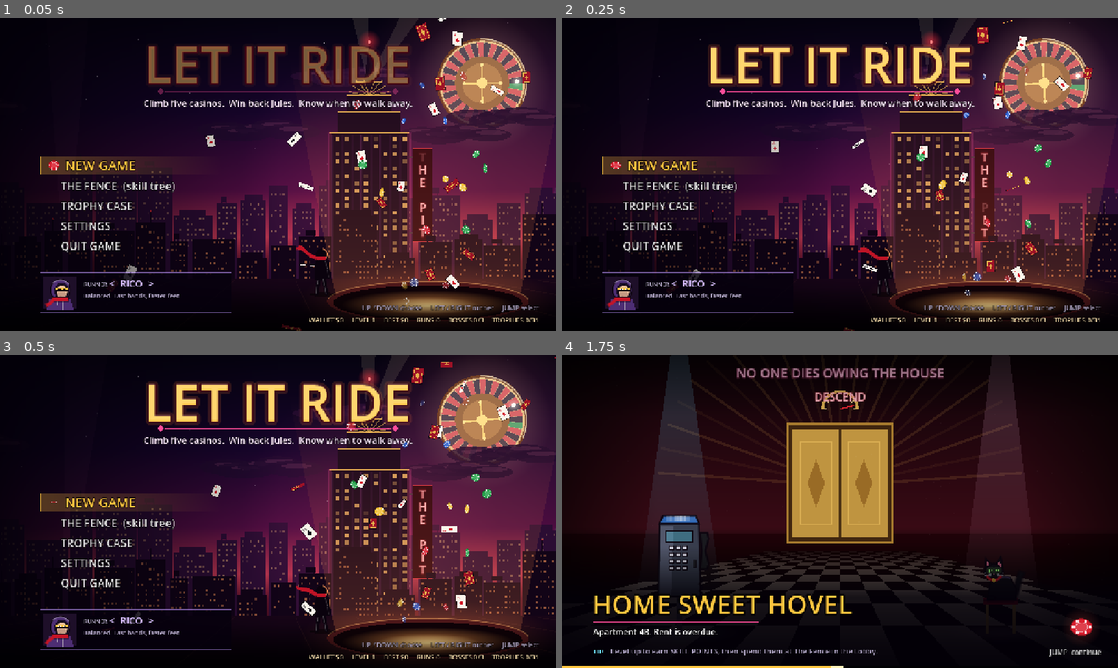
Above: before the commit, frames 1-4 (two rows, left to right).
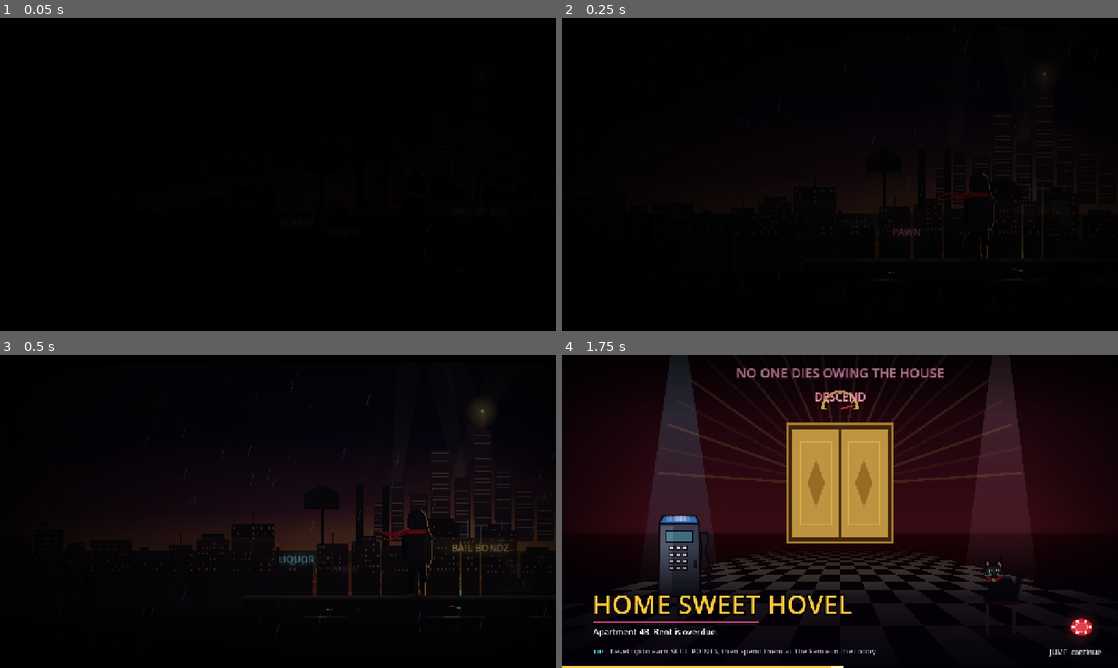
Above: after the commit, the same moments.

Repository: traceiscool2003/let-it-ride
Game: Godot game, scene res://scenes/main.tscn
Two runs of this game, one before a commit and one after it. Both use one fixed random seed, a clock stepped at 60 frames per second and the inputs below.
Inputs (mouse positions are in pixels of both pictures, inside the frame that each line leads up to):
- Up to frame 1 (0.05 s): no input
- Up to frame 2 (0.25 s): no input
- Up to frame 3 (0.5 s): no input
- Up to frame 4 (1.75 s): tap Enter (confirm) at 0.5 s; move the mouse to (962, 495) at 0.52 s; hold D (right) 0.53-1.25 s; tap F (attack) at 0.6 s; click (962, 495) at 0.67 s; tap Space (jump) at 0.77, 1.07 s; drag from (728, 527) to (812, 574) at 1.27 s

The runs differ from the first frame. In frame 1, 63% of the frame differs, in the area x 3-100%, y 0-100%; in frame 2, 60%; in frame 3, 54%; in frame 4, nothing differs.

Commit message:
AAA title screen: rooftop-to-Strip scene, 3D neon logo, neon-sign menu
Rico on a rain-soaked Atlantic Shitty rooftop staring at the Vegas Strip:
storm clouds, lightning, searchlights, the Bellagiro crown light, neon
signs, steam, puddles, rain, grain and letterbox. Extruded gold logo slams
in with a flash; menu items ignite like neon with one-line blurbs; glass
runner card; key-cap hints. Title music uses the noir theme.

Co-Authored-By: Claude Opus 5.5 <noreply@anthropic.com>

Diff:
--- a/scripts/hud.gd
+++ b/scripts/hud.gd
@@ -566,41 +566,112 @@
 	_diamond(Vector2(910, y + 19), 7.0, Color(1, 0.3, 0.6, flick))
 
 
+const TitleScreen := preload("res://scripts/title_screen.gd")
+const TITLE_BLURBS := {
+	"NEW GAME": "Five casinos. One brother. Zero impulse control.",
+	"CONTINUE": "Back to the apartment. The rent is still overdue.",
+	"THE FENCE  (skill tree)": "Spend your skill points. Marlow's guy takes cash too.",
+	"TROPHY CASE": "Proof you did things. Most of them were mistakes.",
+	"SETTINGS": "Volume, controls, and how much screen shake you can handle.",
+	"QUIT GAME": "Walk away from the table. (You won't.)",
+}
+var title_t0 := -1.0
+var title_last := -1.0
+var title_sel_prev := -1
+var title_sel_t := 0.0
+
+
 func _draw_title() -> void:
-	Scenery.title(self, f, t)
-	_draw_logo(150)
-	_ctxt(204, "Climb five casinos.  Win back Jules.  Know when to walk away.", 21, Color(0.95, 0.88, 0.95))
+	# Restart the intro whenever the title screen comes back.
+	if t - title_last > 0.3:
+		title_t0 = t
+	title_last = t
+	var tt := t - title_t0
+	if g.title_sel != title_sel_prev:
+		title_sel_prev = g.title_sel
+		title_sel_t = t
+	TitleScreen.draw_scene(self, f, t, tt)
+	TitleScreen.draw_logo(self, f, Vector2(86, 150), t, tt)
+	var tag_a := clampf((tt - 1.25) / 0.5, 0.0, 1.0)
+	_txt(Vector2(92, 262), "Climb five casinos.  Win back Jules.  Know when to walk away.", 18, Color(0.95, 0.88, 0.95, 0.9 * tag_a))
 	if g.intro_seen:
-		_txt(Vector2(112, 300), "Your Marker is still open. The Lobby is waiting.", 15, Color(1, 0.6, 0.6, 0.85))
+		_txt(Vector2(92, 288), "Your Marker is still open.", 14, Color(1, 0.55, 0.55, 0.8 * tag_a))
+	# Menu: each item is a neon sign. Items slide in one after another.
 	var items: Array = g.title_items()
 	for i in items.size():
 		var sel: bool = i == g.title_sel
-		var y := 350.0 + i * 46.0
+		var ka := clampf((tt - 1.35 - i * 0.08) / 0.3, 0.0, 1.0)
+		if ka <= 0.0:
+			continue
+		var slide := (1.0 - ease(ka, 0.3)) * -60.0
+		var y := 344.0 + i * 46.0 + (24.0 if i > g.title_sel else 0.0)
+		var x := 112.0 + slide
 		if sel:
-			Scenery.hgrad(self, Rect2(92, y - 32, 420, 42), Color(1, 0.75, 0.25, 0.28), Color(1, 0.75, 0.25, 0.0))
-			draw_rect(Rect2(92, y - 32, 4, 42), GOLD)
-			Scenery.chip(self, Vector2(124, y - 11), 12.0, Color(0.85, 0.12, 0.18), 0.0, absf(cos(t * 3.0)))
-		_txt(Vector2(150 if sel else 140, y), items[i], 30 if sel else 25, GOLD if sel else Color(1, 1, 1, 0.85))
-	# Runner select card.
-	var ch: Dictionary = g.CHARACTERS[g.char_i]
-	var unlocked: bool = g.char_unlocked(g.char_i)
-	var pr := Rect2(92, 586, 440, 92)
-	draw_rect(pr, Color(0.02, 0.0, 0.05, 0.75))
-	draw_rect(pr, Color(0.75, 0.6, 1.0, 0.55), false, 1.5)
-	var pc := Rect2(pr.position + Vector2(8, 8), Vector2(76, 76))
-	draw_rect(pc, Color(0.12, 0.06, 0.16))
-	if unlocked:
-		Art.npc_portrait(self, pc.get_center() + Vector2(0, 2), ch["name"], t, 4.6)
-	else:
-		_txt(Vector2(pc.position.x, pc.position.y + 54), "?", 48, DIM, HORIZONTAL_ALIGNMENT_CENTER, pc.size.x)
-	_txt(Vector2(pr.position.x + 100, pr.position.y + 32), "RUNNER", 13, DIM)
-	_txt(Vector2(pr.position.x + 160, pr.position.y + 33), "<  " + (ch["name"] if unlocked else "???") + "  >", 22, Color(0.85, 0.75, 1.0))
-	draw_multiline_string(f, Vector2(pr.position.x + 100, pr.position.y + 58), ch["desc"] if unlocked else ch["lock"], HORIZONTAL_ALIGNMENT_LEFT, 330, 14, 2, DIM)
-	# Stats ribbon.
-	var stats := "WALLET %s     LEVEL %d     BEST %s     RUNS %d     BOSSES %d/3     TROPHIES %d/%d" % [
-		_money(g.wallet), g.level_num, _money(g.best), g.runs, mini(5, g.bosses_beaten / g.boss_every), g.trophies.size(), g.TROPHIES.size()]
-	_txt(Vector2(600, 672), "UP / DOWN choose     LEFT / RIGHT runner     JUMP select", 15, Color(DIM, 0.85), HORIZONTAL_ALIGNMENT_RIGHT, 640)
-	_txt(Vector2(600, 700), stats, 15, Color(1, 0.9, 0.7, 0.9), HORIZONTAL_ALIGNMENT_RIGHT, 640)
+			x += 14.0 * ease(clampf((t - title_sel_t) / 0.15, 0.0, 1.0), 0.4)
+		var label := String(items[i])
+		if sel:
+			# The sign ignites: a quick flicker, then a steady buzz-glow.
+			var since := t - title_sel_t
+			var lit := 1.0
+			if since < 0.18:
+				lit = 0.35 if int(since * 40.0) % 2 == 0 else 1.0
+			var w := f.get_string_size(label, HORIZONTAL_ALIGNMENT_LEFT, -1, 32).x
+			Scenery.hgrad(self, Rect2(80, y - 36, w + 150, 48), Color(1, 0.35, 0.5, 0.22 * lit), Color(1, 0.35, 0.5, 0.0))
+			draw_rect(Rect2(80, y - 36, 4, 48), Color(1.0, 0.8, 0.3, lit))
+			Scenery.glow(self, Vector2(x + w * 0.5, y - 12), w * 0.75, 30.0, Color(1.0, 0.45, 0.55, 0.22 * lit))
+			draw_string_outline(f, Vector2(x, y), label, HORIZONTAL_ALIGNMENT_LEFT, -1, 32, 10, Color(1.0, 0.3, 0.5, 0.3 * lit * ka))
+			draw_string_outline(f, Vector2(x, y), label, HORIZONTAL_ALIGNMENT_LEFT, -1, 32, 4, Color(0.2, 0.02, 0.05, ka))
+			draw_string(f, Vector2(x, y), label, HORIZONTAL_ALIGNMENT_LEFT, -1, 32, Color(1.0, 0.86, 0.45, lit * ka))
+			Scenery.chip(self, Vector2(x - 22, y - 11), 11.0, Color(0.85, 0.12, 0.18), 0.0, maxf(0.15, absf(cos(t * 3.0))))
+			# Underline sweeps out, and a one-line pitch for the option appears.
+			var uk := ease(clampf((t - title_sel_t) / 0.25, 0.0, 1.0), 0.3)
+			draw_rect(Rect2(x, y + 8, w * uk, 2), Color(1.0, 0.8, 0.3, 0.85 * ka))
+			var blurb: String = TITLE_BLURBS.get(label, "")
+			if blurb != "":
+				_txt(Vector2(x, y + 28), blurb, 14, Color(0.85, 0.8, 0.95, 0.85 * uk * ka))
+		else:
+			draw_string_outline(f, Vector2(x, y), label, HORIZONTAL_ALIGNMENT_LEFT, -1, 25, 4, Color(0, 0, 0, 0.7 * ka))
+			draw_string(f, Vector2(x, y), label, HORIZONTAL_ALIGNMENT_LEFT, -1, 25, Color(0.85, 0.82, 0.92, 0.62 * ka))
+	# Runner card: a glass panel bottom-right, near Rico on the roof.
+	var ca := clampf((tt - 1.8) / 0.4, 0.0, 1.0)
+	if ca > 0.0:
+		var ch: Dictionary = g.CHARACTERS[g.char_i]
+		var unlocked: bool = g.char_unlocked(g.char_i)
+		var pr := Rect2(1280 - 430 + (1.0 - ease(ca, 0.3)) * 60.0, 586, 396, 92)
+		draw_rect(pr, Color(0.05, 0.03, 0.09, 0.72 * ca))
+		Scenery.hgrad(self, Rect2(pr.position, Vector2(pr.size.x, 2)), Color(1.0, 0.8, 0.3, 0.9 * ca), Color(1.0, 0.35, 0.55, 0.0))
+		draw_rect(pr, Color(1, 1, 1, 0.12 * ca), false, 1.0)
+		var pc := Rect2(pr.position + Vector2(8, 8), Vector2(76, 76))
+		draw_rect(pc, Color(0.12, 0.06, 0.16, ca))
+		if unlocked:
+			Art.npc_portrait(self, pc.get_center() + Vector2(0, 2), ch["name"], t, 4.6)
+		else:
+			_txt(Vector2(pc.position.x, pc.position.y + 54), "?", 48, DIM, HORIZONTAL_ALIGNMENT_CENTER, pc.size.x)
+		_txt(Vector2(pr.position.x + 98, pr.position.y + 28), "RUNNER", 12, Color(DIM, ca))
+		_txt(Vector2(pr.position.x + 158, pr.position.y + 30), "<  " + (ch["name"] if unlocked else "???") + "  >", 22, Color(1.0, 0.86, 0.5, ca))
+		draw_multiline_string(f, Vector2(pr.position.x + 98, pr.position.y + 54), ch["desc"] if unlocked else ch["lock"], HORIZONTAL_ALIGNMENT_LEFT, 286, 14, 2, Color(DIM, ca))
+	# Key-cap hints and the stats bar.
+	var ha := clampf((tt - 2.0) / 0.4, 0.0, 1.0)
+	if ha > 0.0:
+		var hx := 92.0
+		for hint in [["UP/DOWN", "Choose"], ["LEFT/RIGHT", "Runner"], ["SPACE", "Select"], ["F6", "Voice Studio"]]:
+			hx = _keycap(Vector2(hx, 674), String(hint[0]), String(hint[1]), ha) + 20.0
+		var stats := "WALLET %s   ·   LEVEL %d   ·   BEST %s   ·   RUNS %d   ·   TROPHIES %d/%d" % [
+			_money(g.wallet), g.level_num, _money(g.best), g.runs, g.trophies.size(), g.TROPHIES.size()]
+		_txt(Vector2(0, 713), stats, 13, Color(1, 0.9, 0.7, 0.7 * ha), HORIZONTAL_ALIGNMENT_CENTER, 1280)
+
+
+## A small keyboard-key style hint: [ KEY ] label. Returns the x after it.
+func _keycap(p: Vector2, key: String, label: String, a: float) -> float:
+	var kw := f.get_string_size(key, HORIZONTAL_ALIGNMENT_LEFT, -1, 13).x + 14.0
+	var r := Rect2(p.x, p.y - 15, kw, 21)
+	draw_rect(r, Color(0.9, 0.88, 0.95, 0.12 * a))
+	draw_rect(r, Color(0.9, 0.88, 0.95, 0.5 * a), false, 1.0)
+	draw_rect(Rect2(r.position.x, r.end.y - 2, r.size.x, 2), Color(0, 0, 0, 0.4 * a))
+	_txt(Vector2(r.position.x + 7, p.y), key, 13, Color(1, 1, 1, 0.9 * a))
+	var lw := f.get_string_size(label, HORIZONTAL_ALIGNMENT_LEFT, -1, 14).x
+	_txt(Vector2(r.end.x + 7, p.y), label, 14, Color(DIM, 0.85 * a))
+	return r.end.x + 7.0 + lw
 
 
 func _draw_loading() -> void:
--- a/scripts/main.gd
+++ b/scripts/main.gd
@@ -1268,6 +1268,7 @@
 						break
 		"title":
 			Music.intensity = 0.0
+			Music.zone = 4  # rainy alley noir jazz fits the rooftop title
 			var n := title_items().size()
 			if _jp("up"):
 				title_sel = (title_sel + n - 1) % n
--- /dev/null
+++ b/scripts/title_screen.gd
@@ -0,0 +1,296 @@
+extends RefCounted
+## The title screen: "The Climb". Rico on a rain-soaked rooftop in Atlantic Shitty,
+## staring across a grimy city at the Vegas Strip glowing on the horizon. That's
+## the whole game in one picture: from a dumpster to the Strip.
+## draw_scene() paints the world, draw_logo() the 3D neon logo with its slam-in.
+## `tt` is seconds since the title screen appeared (drives the intro).
+
+const Scenery := preload("res://scripts/scenery.gd")
+
+const HORIZON := 430.0
+const ROOF_Y := 560.0
+const RICO_AT := Vector2(960, ROOF_Y - 6)
+
+
+static func draw_scene(ci: CanvasItem, f: Font, t: float, tt: float) -> void:
+	var flash := _lightning(t)
+	_sky(ci, t, flash)
+	_strip(ci, f, t)
+	_city(ci, t, flash)
+	_neon_signs(ci, f, t)
+	_rooftop(ci, t, flash)
+	_rico(ci, RICO_AT, t)
+	_rain(ci, t)
+	_finish(ci, t, tt, flash)
+
+
+# ---------------------------------------------------------------- sky
+
+static func _lightning(t: float) -> float:
+	# A double flash every ~9 seconds.
+	var k := fmod(t, 9.0)
+	if k > 6.0 and k < 6.08:
+		return 1.0
+	if k > 6.16 and k < 6.22:
+		return 0.6
+	return 0.0
+
+
+static func _sky(ci: CanvasItem, t: float, flash: float) -> void:
+	Scenery.vgrad(ci, Rect2(0, 0, 1280, HORIZON + 20), [
+		[0.0, Color(0.02, 0.02, 0.05)], [0.45, Color(0.07, 0.04, 0.12)], [0.8, Color(0.28, 0.12, 0.2)], [1.0, Color(0.6, 0.32, 0.22)]])
+	# Heavy storm clouds, slowly rolling.
+	for i in 9:
+		var cx := fposmod(Scenery.rnd(i * 7) * 1700.0 + t * (4.0 + i * 0.8), 1800.0) - 250.0
+		var cy := 40.0 + Scenery.rnd(i * 7 + 1) * 230.0
+		for j in 6:
+			var o := Vector2(cx + j * 55.0 - 140.0, cy + sin(j * 1.3 + i) * 12.0)
+			Scenery.glow(ci, o, 90.0 + Scenery.rnd(i * 13 + j) * 50.0, 30.0 + Scenery.rnd(i * 5 + j) * 14.0, Color(0.04, 0.03, 0.07, 0.55))
+	if flash > 0.0:
+		ci.draw_rect(Rect2(0, 0, 1280, HORIZON), Color(0.75, 0.75, 1.0, 0.25 * flash))
+		# The bolt itself, far off to the left.
+		var p := Vector2(220, 0)
+		var pts := PackedVector2Array([p])
+		for s in 9:
+			p += Vector2(Scenery.rnd(s * 3 + int(t / 9.0)) * 40.0 - 20.0, 42.0)
+			pts.append(p)
+		ci.draw_polyline(pts, Color(0.9, 0.9, 1.0, flash), 2.5)
+		ci.draw_polyline(pts, Color(0.6, 0.6, 1.0, 0.3 * flash), 9.0)
+
+
+# ---------------------------------------------------------------- the Strip (the goal)
+
+static func _strip(ci: CanvasItem, f: Font, t: float) -> void:
+	var base := HORIZON
+	# Warm gold glow of Vegas on the horizon.
+	Scenery.glow(ci, Vector2(1060, base), 420.0, 120.0, Color(1.0, 0.7, 0.3, 0.35))
+	Scenery.glow(ci, Vector2(1060, base - 40), 220.0, 160.0, Color(1.0, 0.55, 0.3, 0.18))
+	# Searchlights sweeping up into the storm.
+	for s in 4:
+		var ang := -PI * 0.5 + sin(t * 0.5 + s * 1.7) * 0.42
+		Scenery.beam(ci, Vector2(900 + s * 95, base - 10), ang, 560, 38, Color(1.0, 0.92, 0.7, 0.08))
+	# Far skyline of luxury towers.
+	var towers := [[860, 90, 34], [900, 140, 30], [945, 110, 40], [992, 210, 46], [1046, 150, 36], [1090, 260, 42], [1140, 175, 38], [1186, 120, 44], [1236, 95, 40]]
+	for tw in towers:
+		var x: float = tw[0]
+		var h: float = tw[1]
+		var w: float = tw[2]
+		ci.draw_rect(Rect2(x, base - h, w, h), Color(0.16, 0.1, 0.16))
+		for r in int(h / 9.0):
+			if (r + int(x)) % 3 != 0:
+				ci.draw_rect(Rect2(x + 4, base - h + 5 + r * 9, w - 8, 2), Color(1.0, 0.8, 0.45, 0.35))
+	# The Bellagiro: the tallest tower, with a crown light that pulses.
+	var bx := 1090.0
+	ci.draw_rect(Rect2(bx + 14, base - 300, 14, 40), Color(0.2, 0.13, 0.18))
+	var pulse := 0.6 + 0.4 * sin(t * 2.2)
+	Scenery.glow(ci, Vector2(bx + 21, base - 300), 40.0, 40.0, Color(1.0, 0.85, 0.4, 0.5 * pulse))
+	ci.draw_circle(Vector2(bx + 21, base - 300), 4.0, Color(1, 0.95, 0.8))
+	# Fountain spray catching the light at its feet.
+	for k in 7:
+		var h := 30.0 + 22.0 * absf(sin(t * 1.4 + k * 0.7))
+		ci.draw_line(Vector2(bx - 30 + k * 16, base), Vector2(bx - 30 + k * 16, base - h), Color(0.8, 0.9, 1.0, 0.35), 2.0)
+
+
+# ---------------------------------------------------------------- the grimy city between
+
+static func _city(ci: CanvasItem, t: float, flash: float) -> void:
+	# Mid layer: Atlantic Shitty's rundown blocks, lit by a few failing windows.
+	Scenery.skyline(ci, 505.0, 41, Color(0.08, 0.06, 0.09), Color(1.0, 0.75, 0.4, 0.5), 40.0, 120.0, t)
+	Scenery.vgrad(ci, Rect2(0, HORIZON - 10, 1280, 90), [[0.0, Color(0.45, 0.25, 0.25, 0.25)], [1.0, Color(0.0, 0.0, 0.0, 0.0)]])
+	# A water tower and smokestack silhouettes.
+	ci.draw_rect(Rect2(740, 350, 6, 90), Color(0.06, 0.05, 0.07))
+	ci.draw_rect(Rect2(702, 320, 80, 36), Color(0.07, 0.06, 0.08))
+	ci.draw_colored_polygon(PackedVector2Array([Vector2(698, 320), Vector2(742, 298), Vector2(786, 320)]), Color(0.07, 0.06, 0.08))
+	for s in 2:
+		var sx := 820.0 + s * 60.0
+		ci.draw_rect(Rect2(sx, 300, 16, 140), Color(0.07, 0.06, 0.08))
+		for p in 5:
+			var k := fmod(t * 0.25 + p * 0.2 + s * 0.1, 1.0)
+			Scenery.glow(ci, Vector2(sx + 8 + k * 50.0, 296 - k * 110.0), 14 + k * 30.0, 10 + k * 22.0, Color(0.3, 0.27, 0.3, 0.28 * (1.0 - k)))
+	if flash > 0.0:
+		ci.draw_rect(Rect2(0, HORIZON - 120, 1280, 200), Color(0.6, 0.6, 0.8, 0.08 * flash))
+
+
+static func _neon_signs(ci: CanvasItem, f: Font, t: float) -> void:
+	# Flickering neon on the near buildings.
+	var signs := [["PAWN", Vector2(760, 500), Color(1.0, 0.3, 0.5), 3.1], ["LIQUOR", Vector2(640, 478), Color(0.3, 0.9, 1.0), 5.3], ["BAIL BONDZ", Vector2(1040, 452), Color(1.0, 0.75, 0.2), 7.7]]
+	for sg in signs:
+		var p: Vector2 = sg[1]
+		var col: Color = sg[2]
+		var on := 1.0
+		var ph: float = sg[3]
+		if sin(t * ph) > 0.93 or (fmod(t + ph, 6.0) < 0.15):
+			on = 0.15
+		var w := f.get_string_size(String(sg[0]), HORIZONTAL_ALIGNMENT_LEFT, -1, 22).x
+		Scenery.glow(ci, p + Vector2(w * 0.5, -8), w * 0.9, 26.0, Color(col, 0.25 * on))
+		ci.draw_string_outline(f, p, String(sg[0]), HORIZONTAL_ALIGNMENT_LEFT, -1, 22, 5, Color(col, 0.35 * on))
+		ci.draw_string(f, p, String(sg[0]), HORIZONTAL_ALIGNMENT_LEFT, -1, 22, Color(col.lightened(0.5), on))
+
+
+# ---------------------------------------------------------------- the rooftop
+
+static func _rooftop(ci: CanvasItem, t: float, flash: float) -> void:
+	# Building face below the ledge, then the wet roof.
+	ci.draw_rect(Rect2(560, ROOF_Y, 720, 160), Color(0.05, 0.04, 0.06))
+	ci.draw_rect(Rect2(0, ROOF_Y + 24, 1280, 136), Color(0.04, 0.035, 0.05))
+	ci.draw_rect(Rect2(560, ROOF_Y - 6, 720, 8), Color(0.13, 0.11, 0.13))     # parapet ledge
+	ci.draw_rect(Rect2(560, ROOF_Y - 6, 720, 2), Color(0.35, 0.3, 0.35, 0.6)) # wet highlight on the ledge
+	# AC unit with a steam plume, an antenna and a satellite dish.
+	ci.draw_rect(Rect2(1150, ROOF_Y - 48, 74, 42), Color(0.1, 0.09, 0.11))
+	for v in 6:
+		ci.draw_line(Vector2(1156, ROOF_Y - 42 + v * 6), Vector2(1218, ROOF_Y - 42 + v * 6), Color(0.05, 0.05, 0.06), 1.0)
+	for p in 6:
+		var k := fmod(t * 0.45 + p * 0.17, 1.0)
+		Scenery.glow(ci, Vector2(1186 - k * 60.0, ROOF_Y - 52 - k * 120.0), 12 + k * 34.0, 10 + k * 26.0, Color(0.6, 0.58, 0.66, 0.22 * (1.0 - k)))
+	ci.draw_line(Vector2(640, ROOF_Y - 6), Vector2(640, ROOF_Y - 120), Color(0.08, 0.07, 0.09), 3.0)
+	ci.draw_line(Vector2(628, ROOF_Y - 100), Vector2(652, ROOF_Y - 100), Color(0.08, 0.07, 0.09), 2.0)
+	ci.draw_circle(Vector2(640, ROOF_Y - 122), 3.0, Color(1.0, 0.2, 0.2, 0.6 + 0.4 * sin(t * 3.0)))
+	# Puddles reflecting the Strip's gold and the neon.
+	for pd in [[700.0, 96.0], [980.0, 140.0], [1210.0, 60.0]]:
+		var px: float = pd[0]
+		var pw: float = pd[1]
+		ci.draw_rect(Rect2(px, ROOF_Y + 40, pw, 6), Color(0.15, 0.12, 0.18, 0.8))
+		ci.draw_rect(Rect2(px + pw * 0.3, ROOF_Y + 41, pw * 0.25, 3), Color(1.0, 0.75, 0.4, 0.25 + 0.1 * sin(t * 2.0 + px)))
+		var rr := fmod(t * 1.3 + px * 0.01, 1.0)
+		ci.draw_arc(Vector2(px + pw * 0.5, ROOF_Y + 43), 4.0 + rr * 16.0, PI, TAU, 12, Color(1, 1, 1, 0.25 * (1.0 - rr)), 1.0)
+	# A few lost chips and a card on the roof.
+	Scenery.chip(ci, Vector2(1040, ROOF_Y + 18), 7.0, Color(0.85, 0.12, 0.18), 0.0, 0.35)
+	Scenery.chip(ci, Vector2(1056, ROOF_Y + 22), 7.0, Color(0.1, 0.55, 0.3), 0.0, 0.35)
+	Scenery.chip(ci, Vector2(760, ROOF_Y + 26), 7.0, Color(0.12, 0.12, 0.14), 0.0, 0.35)
+	if flash > 0.0:
+		ci.draw_rect(Rect2(0, ROOF_Y - 10, 1280, 170), Color(0.7, 0.7, 0.9, 0.06 * flash))
+
+
+## Rico from behind, hood up, hands in his pockets, scarf whipping in the wind,
+## staring at the Strip. Rim-lit gold from the horizon on his right side.
+static func _rico(ci: CanvasItem, feet: Vector2, t: float) -> void:
+	var breath := sin(t * 1.6) * 0.8
+	var dark := Color(0.035, 0.03, 0.05)
+	var cloth := Color(0.09, 0.07, 0.12)
+	var rim := Color(1.0, 0.72, 0.38, 0.95)
+	var M := Transform2D(0.0, Vector2(2.4, 2.4), 0.0, feet)
+	ci.draw_set_transform_matrix(M)
+	# Ground shadow and the reflection in the wet roof.
+	Scenery.glow(ci, Vector2(0, 1), 22.0, 3.0, Color(0, 0, 0, 0.6))
+	# Legs: jeans, slightly apart, weight on one hip.
+	ci.draw_colored_polygon(PackedVector2Array([Vector2(-8, 0), Vector2(-3, 0), Vector2(-1, -30), Vector2(-9, -30)]), dark)
+	ci.draw_colored_polygon(PackedVector2Array([Vector2(3, 0), Vector2(8, 0), Vector2(9, -30), Vector2(1, -30)]), dark)
+	ci.draw_rect(Rect2(-9, -2, 7, 2), Color(0.18, 0.14, 0.16))   # sneaker soles
+	ci.draw_rect(Rect2(2, -2, 7, 2), Color(0.18, 0.14, 0.16))
+	# Hoodie: hem, torso widening to the shoulders.
+	var by := -breath
+	var torso := PackedVector2Array([Vector2(-11, -27), Vector2(11, -27), Vector2(13, -46 + by), Vector2(15, -56 + by), Vector2(11, -62 + by),
+		Vector2(-11, -62 + by), Vector2(-15, -56 + by), Vector2(-13, -46 + by)])
+	ci.draw_colored_polygon(torso, cloth)
+	# Arms down, hands in the hoodie pocket.
+	ci.draw_colored_polygon(PackedVector2Array([Vector2(-15, -56 + by), Vector2(-11, -58 + by), Vector2(-9, -36), Vector2(-14, -34)]), dark)
+	ci.draw_colored_polygon(PackedVector2Array([Vector2(15, -56 + by), Vector2(11, -58 + by), Vector2(9, -36), Vector2(14, -34)]), dark)
+	ci.draw_rect(Rect2(-10, -34, 20, 5), Color(0.06, 0.05, 0.08))   # waistband
+	# Hood up, with the drawstring tips just visible.
+	var hood := PackedVector2Array([Vector2(-9, -61 + by), Vector2(9, -61 + by), Vector2(10, -70 + by), Vector2(8, -78 + by), Vector2(3, -82 + by),
+		Vector2(-3, -82 + by), Vector2(-8, -78 + by), Vector2(-10, -70 + by)])
+	ci.draw_colored_polygon(hood, cloth)
+	ci.draw_polyline(PackedVector2Array([Vector2(-4, -80 + by), Vector2(-1, -66 + by)]), Color(0.02, 0.02, 0.03), 1.0)
+	# Gold rim light down his right side: hood, shoulder, arm, leg.
+	ci.draw_polyline(PackedVector2Array([Vector2(3, -82 + by), Vector2(8, -78 + by), Vector2(10, -70 + by), Vector2(11, -62 + by), Vector2(15, -56 + by),
+		Vector2(14, -34), Vector2(11, -27), Vector2(9, -30), Vector2(8, 0)]), rim, 0.9)
+	Scenery.glow(ci, Vector2(12, -50), 6.0, 22.0, Color(1.0, 0.7, 0.4, 0.12))
+	# Scarf: two red tails streaming back in the wind, tapering to the tips.
+	for tail in 2:
+		var root := Vector2(-6, -62 + by)
+		var tl := 34.0 if tail == 0 else 26.0
+		var top := PackedVector2Array()
+		var bot := PackedVector2Array()
+		for k in 10:
+			var kk := float(k) / 9.0
+			var wave := sin(t * 7.0 - kk * 5.0 + tail * 1.3) * 4.0 * kk
+			var c := root + Vector2(-kk * tl, kk * (4.0 + tail * 5.0) + wave)
+			var w := lerpf(2.6, 0.6, kk)
+			top.append(c + Vector2(0, -w))
+			bot.append(c + Vector2(0, w))
+		bot.reverse()
+		var poly := top + bot
+		ci.draw_colored_polygon(poly, Color(0.7, 0.07, 0.12) if tail == 0 else Color(0.55, 0.05, 0.1))
+		ci.draw_polyline(top, Color(1.0, 0.35, 0.35, 0.6), 0.6)
+	ci.draw_rect(Rect2(-9, -63 + by, 18, 4), Color(0.75, 0.08, 0.13))   # scarf wrapped at the neck
+	ci.draw_set_transform(Vector2.ZERO)
+
+
+# ---------------------------------------------------------------- weather + finish
+
+static func _rain(ci: CanvasItem, t: float) -> void:
+	for layer in 2:
+		var n := 120 if layer == 0 else 60
+		var spd := 900.0 if layer == 0 else 1400.0
+		var ln := 14.0 if layer == 0 else 26.0
+		var a := 0.18 if layer == 0 else 0.3
+		for i in n:
+			var x := fposmod(Scenery.rnd(i * 5 + layer * 999) * 1400.0 - t * spd * 0.22, 1400.0) - 60.0
+			var y := fposmod(Scenery.rnd(i * 9 + 3 + layer * 777) * 760.0 + t * spd, 760.0) - 20.0
+			ci.draw_line(Vector2(x, y), Vector2(x - ln * 0.25, y + ln), Color(0.75, 0.8, 0.95, a), 1.0 + layer)
+
+
+static func _finish(ci: CanvasItem, t: float, tt: float, flash: float) -> void:
+	# Left-side shade so the menu reads, vignette, letterbox, grain.
+	Scenery.hgrad(ci, Rect2(0, 0, 700, 720), Color(0.01, 0.005, 0.02, 0.9), Color(0.01, 0.005, 0.02, 0.0))
+	Scenery.hgrad(ci, Rect2(1080, 0, 200, 720), Color(0, 0, 0, 0.0), Color(0, 0, 0, 0.45))
+	Scenery.vgrad(ci, Rect2(0, 600, 1280, 120), [[0.0, Color(0, 0, 0, 0.0)], [1.0, Color(0, 0, 0, 0.8)]])
+	ci.draw_rect(Rect2(0, 0, 1280, 18), Color(0, 0, 0))
+	ci.draw_rect(Rect2(0, 702, 1280, 18), Color(0, 0, 0))
+	var seed := int(t * 24.0)
+	for i in 260:
+		ci.draw_rect(Rect2(Scenery.rnd(seed * 977 + i * 3) * 1280.0, Scenery.rnd(seed * 571 + i * 7) * 720.0, 1, 1), Color(1, 1, 1, 0.05))
+	# Fade in from black on boot.
+	var fade := 1.0 - clampf(tt / 1.2, 0.0, 1.0)
+	if fade > 0.0:
+		ci.draw_rect(Rect2(0, 0, 1280, 720), Color(0, 0, 0, fade))
+
+
+# ---------------------------------------------------------------- the logo
+
+## Big extruded gold logo with a neon outline. Slams in at ~0.9s with a flash,
+## then idles with a slow glow pulse and a light sweep every few seconds.
+static func draw_logo(ci: CanvasItem, f: Font, at: Vector2, t: float, tt: float) -> void:
+	var k := clampf((tt - 0.7) / 0.35, 0.0, 1.0)
+	if k <= 0.0:
+		return
+	var sc := lerpf(1.5, 1.0, ease(k, 0.25))
+	var alpha := clampf(k * 2.0, 0.0, 1.0)
+	ci.draw_set_transform(at, 0.0, Vector2(sc, sc))
+	# Back glow.
+	var pulse := 0.85 + 0.15 * sin(t * 1.8)
+	Scenery.glow(ci, Vector2(250, -30), 360.0, 110.0, Color(1.0, 0.45, 0.35, 0.22 * alpha * pulse))
+	# "LET IT" sits above "RIDE".
+	_logo_word(ci, f, Vector2(8, -70), "LET IT", 54, 5, alpha, t)
+	_logo_word(ci, f, Vector2(0, 40), "RIDE", 128, 10, alpha, t)
+	# A thin rule with diamond caps and a spinning chip.
+	ci.draw_rect(Rect2(10, 64, 470, 3), Color(1.0, 0.35, 0.55, 0.9 * alpha))
+	for dx in [6.0, 484.0]:
+		ci.draw_colored_polygon(PackedVector2Array([Vector2(dx, 58), Vector2(dx + 7, 65.5), Vector2(dx, 73), Vector2(dx - 7, 65.5)]), Color(1.0, 0.8, 0.3, alpha))
+	Scenery.chip(ci, Vector2(445, -88), 16.0, Color(0.85, 0.12, 0.18), 0.0, maxf(0.15, absf(cos(t * 2.4))))
+	ci.draw_set_transform(Vector2.ZERO)
+	# Impact flash when it lands.
+	var fl := 1.0 - clampf((tt - 1.05) / 0.35, 0.0, 1.0)
+	if tt > 1.0 and fl > 0.0:
+		ci.draw_rect(Rect2(0, 0, 1280, 720), Color(1.0, 0.9, 0.75, 0.35 * fl))
+
+
+static func _logo_word(ci: CanvasItem, f: Font, p: Vector2, s: String, size: int, depth: int, alpha: float, t: float) -> void:
+	# Extruded side, darkening as it goes back.
+	for d in range(depth, 0, -1):
+		var kd := float(d) / depth
+		ci.draw_string(f, p + Vector2(d * 0.6, d), s, HORIZONTAL_ALIGNMENT_LEFT, -1, size, Color(0.35 - 0.25 * kd, 0.08, 0.06, alpha))
+	# Neon outline glow, then a dark crisp outline.
+	ci.draw_string_outline(f, p, s, HORIZONTAL_ALIGNMENT_LEFT, -1, size, 18, Color(1.0, 0.3, 0.5, 0.12 * alpha))
+	ci.draw_string_outline(f, p, s, HORIZONTAL_ALIGNMENT_LEFT, -1, size, 9, Color(1.0, 0.35, 0.55, 0.35 * alpha))
+	ci.draw_string_outline(f, p, s, HORIZONTAL_ALIGNMENT_LEFT, -1, size, 4, Color(0.25, 0.04, 0.05, alpha))
+	# Gold face with a bevel: dark lower edge, bright upper edge.
+	ci.draw_string(f, p + Vector2(0, 2), s, HORIZONTAL_ALIGNMENT_LEFT, -1, size, Color(0.75, 0.42, 0.1, alpha))
+	ci.draw_string(f, p, s, HORIZONTAL_ALIGNMENT_LEFT, -1, size, Color(1.0, 0.78, 0.28, alpha))
+	ci.draw_string(f, p + Vector2(0, -2), s, HORIZONTAL_ALIGNMENT_LEFT, -1, size, Color(1.0, 0.95, 0.7, 0.35 * alpha))
+	# A light sweep glints across every 5 seconds.
+	var sweep := fmod(t, 5.0) / 0.8
+	if sweep < 1.0:
+		var w := f.get_string_size(s, HORIZONTAL_ALIGNMENT_LEFT, -1, size).x
+		var sx := p.x + sweep * (w + 80.0) - 40.0
+		Scenery.glow(ci, Vector2(sx, p.y - size * 0.35), 26.0, size * 0.5, Color(1, 1, 0.9, 0.35 * alpha * sin(sweep * PI)))
--- /dev/null
+++ b/tests/capture_title.gd
@@ -0,0 +1,23 @@
+extends SceneTree
+## Screenshots of the title screen (run windowed): intro frames + settled menu.
+var frame := 0
+var m
+func _initialize() -> void:
+	m = load("res://scenes/main.tscn").instantiate()
+	m.save_path = "user://test_title.cfg"
+	root.add_child(m)
+func _shot(n: String) -> void:
+	root.get_viewport().get_texture().get_image().save_png(OS.get_user_data_dir() + "/" + n + ".png")
+func _process(_d: float) -> bool:
+	frame += 1
+	if frame == 25:
+		_shot("title_a")
+	if frame == 70:
+		_shot("title_b")
+	if frame == 240:
+		_shot("title_c")
+		m.title_sel = 2
+	if frame == 260:
+		_shot("title_d")
+		return true
+	return false
